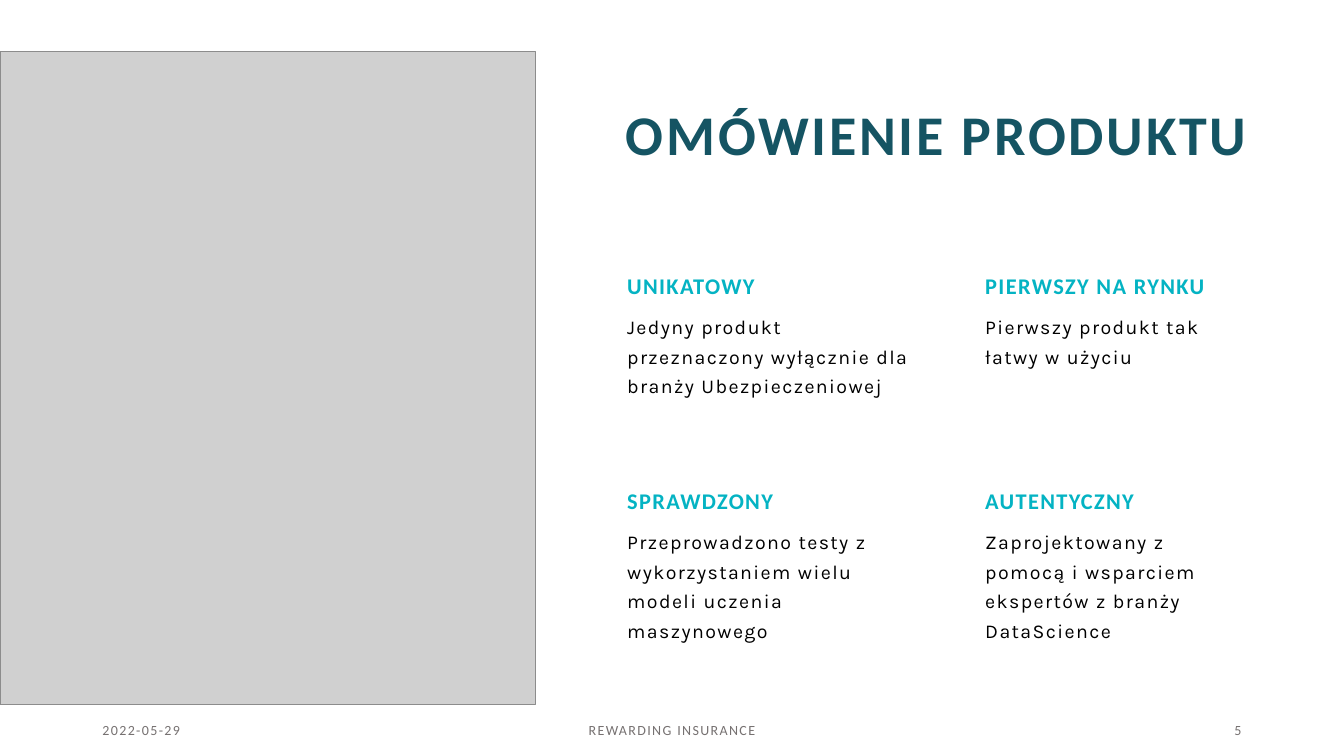
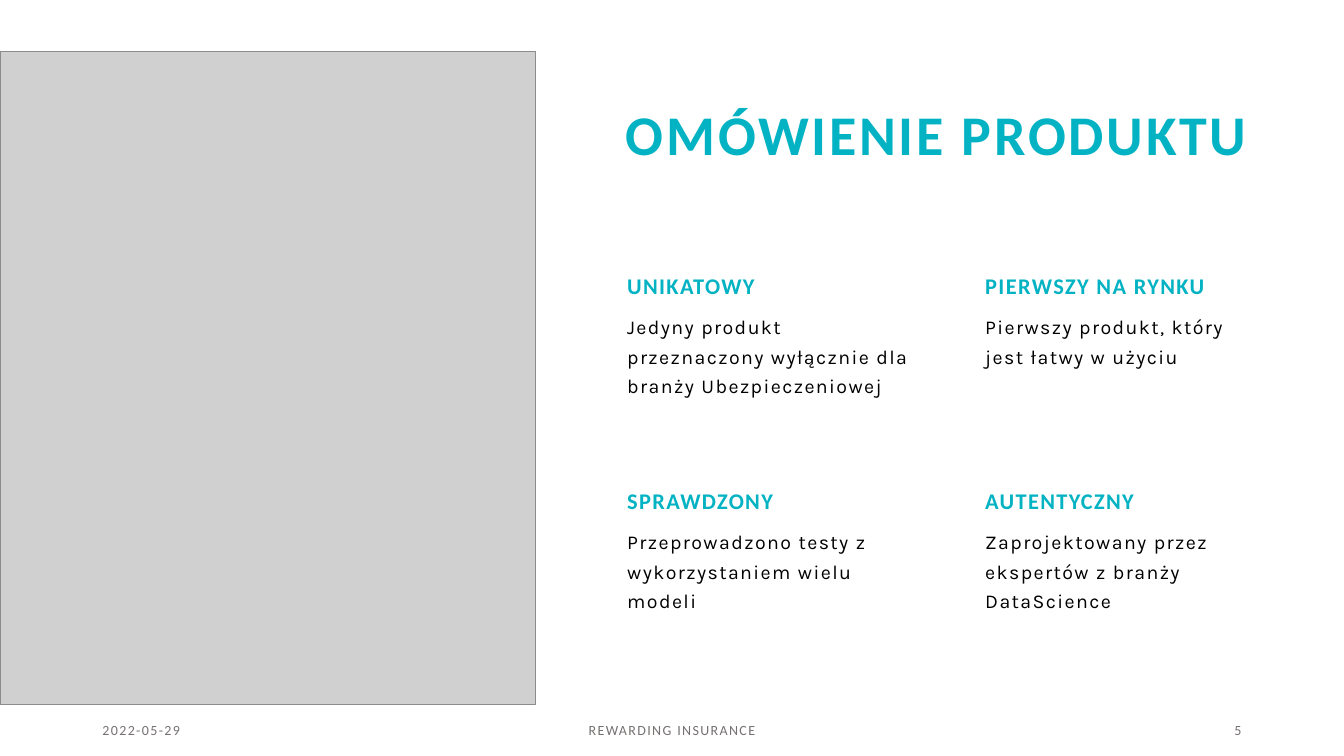
Before and after one commit to infoshareacademy/jdszr6-grupa-bez-nazwy, a slide deck: slide 5 of ML_project/rewarding Insurance 202205282249.pptx. Drawn at 1344x756 pixels with LibreOffice and Linux fonts; fonts in the diff are those of the drawing; grey boxes stand for pictures. Boxes give left, top, right and bottom in pixels: in the first picture for what was removed or moved away, otherwise in the second. Text is boxed around its words. In the diff, an @@ line names an element or a change of style, - is before the commit and + after.

```diff
--- a/ML_project/rewarding Insurance 202205282249.pptx
+++ b/ML_project/rewarding Insurance 202205282249.pptx
@@ title "OMÓWIENIE PRODUKTU" at [626,108,1246,156]: text colour none to #04B3C3 @@
@@ text at [985,319,1223,369]: text changed @@
-Pierwszy produkt tak łatwy w użyciu
+Pierwszy produkt, który jest łatwy w użyciu
@@ text at [627,535,865,609]: text changed @@
-Przeprowadzono testy z wykorzystaniem wielu modeli uczenia maszynowego
+Przeprowadzono testy z wykorzystaniem wielu modeli
@@ text at [985,535,1207,609]: text changed @@
-Zaprojektowany z pomocą i wsparciem ekspertów z branży DataScience
+Zaprojektowany przez ekspertów z branży DataScience
```
Also in this commit, not shown: 8 other slides changed, 10 slides added, 11 slides removed, 1 other file.
